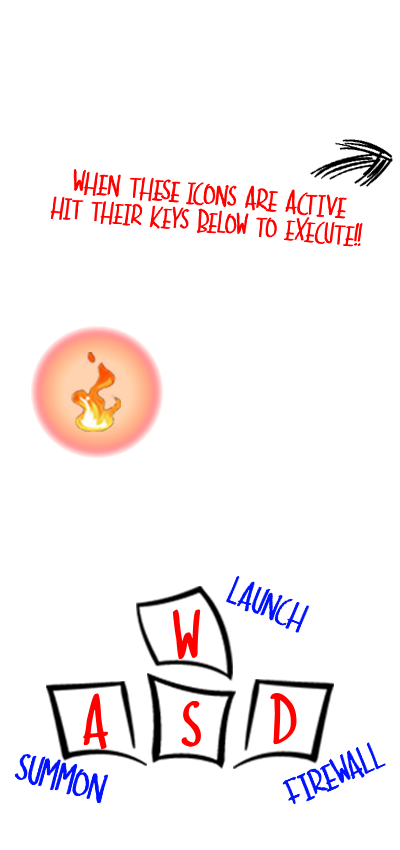
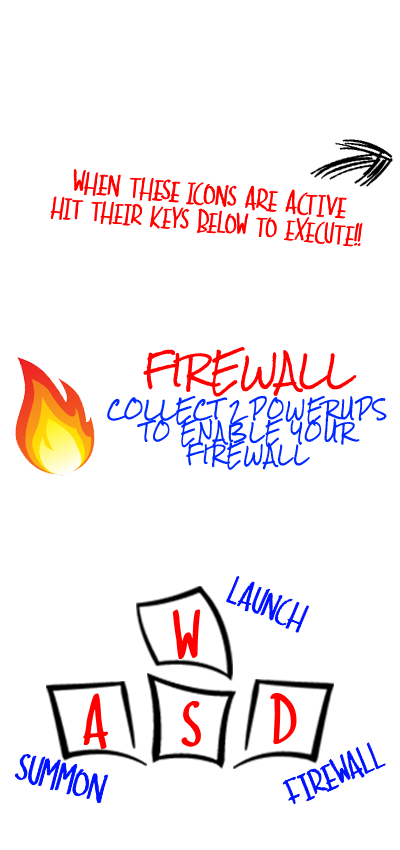
Layers edited between the first and the second 400x850 image:
added layer "COLLECT 2 POWERUPS TO ENABLE YOUR FIREWALL" above "FIREWALL" over [107, 395, 387, 470]
added layer "FIREWALL" above "Flame" over [143, 346, 357, 397]
renamed "Layer 2" to "Flame", moved it above "Firewall", painted on it over [15, 352, 121, 477]
removed layer "Layer 1" over [31, 326, 163, 458]
